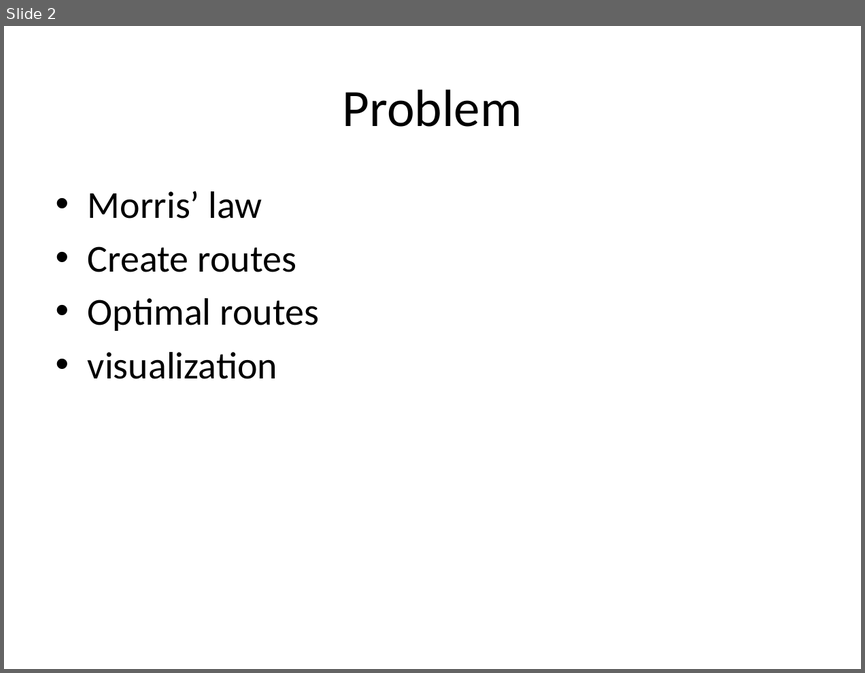
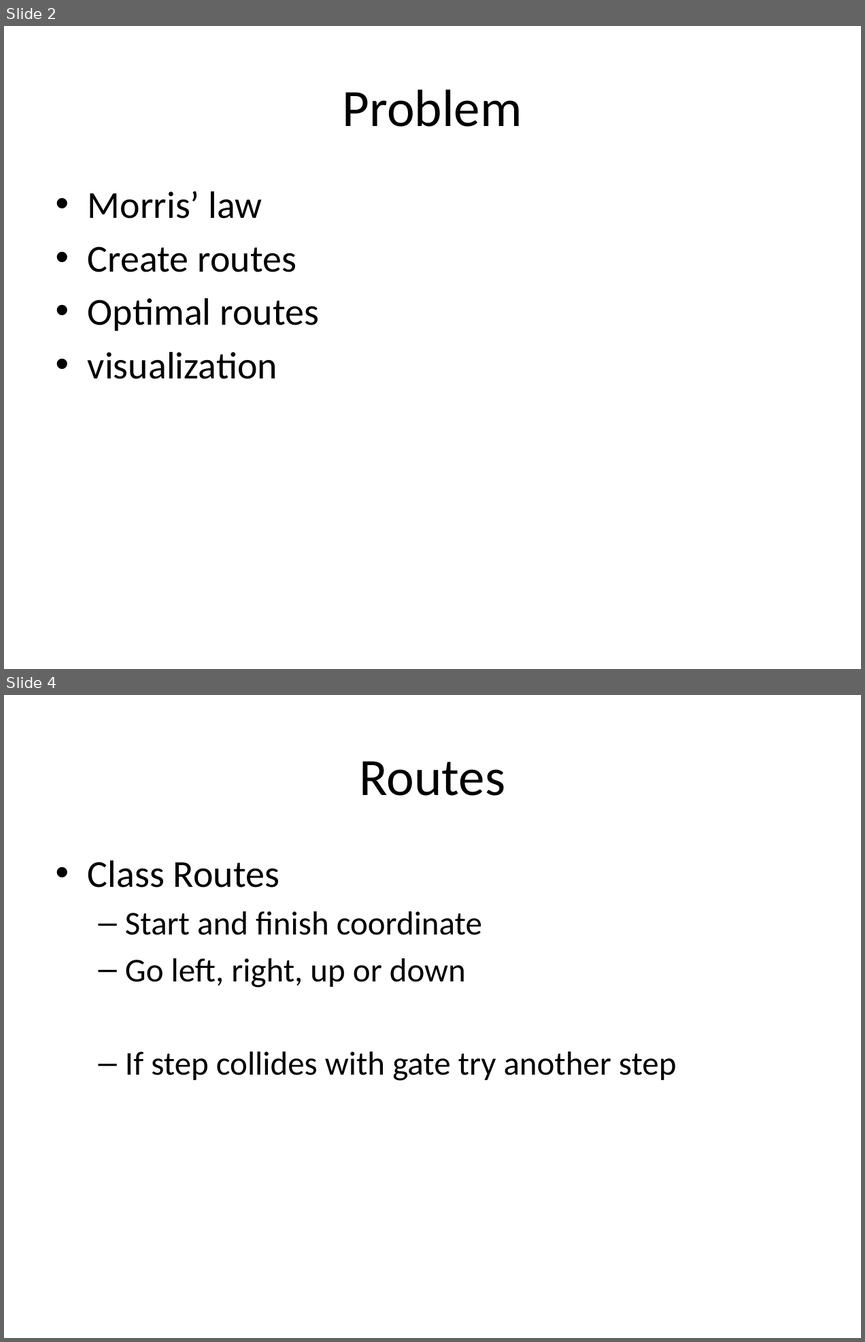
Before and after one commit to michielpauw/Heuristics, a slide deck: Presentatie chips and circuits.pptx. Shown one above the other, each under a label of ours: slide 2 before the commit, slides 2 and 4 after it; the slides between them are not shown. The pictures are 865x673 and 865x1342 pixels, drawn with LibreOffice and Linux fonts; fonts in the diff are those of the drawing. Boxes give left, top, right and bottom in pixels: in the first picture for what was removed or moved away, otherwise in the second. Text is boxed around its words. In the diff, an @@ line names an element or a change of style, - is before the commit and + after.

```diff
--- a/Presentatie chips and circuits.pptx
+++ b/Presentatie chips and circuits.pptx
@@ slide 4 added at (4,695,861,1338), background #FFFFFF @@
@@ title added at (360,761,506,796), 44 pt, text #000000 @@
+Routes
@@ text added at (88,860,677,1081), 28 pt, text #000000 @@
+• Class Routes
+  – Start and finish coordinate
+  – Go left, right, up or down
+  – If step collides with gate try another step
```
Also in this commit, not shown: 1 slide changed, 2 other slides added, 4 slides removed, 3 other files.
